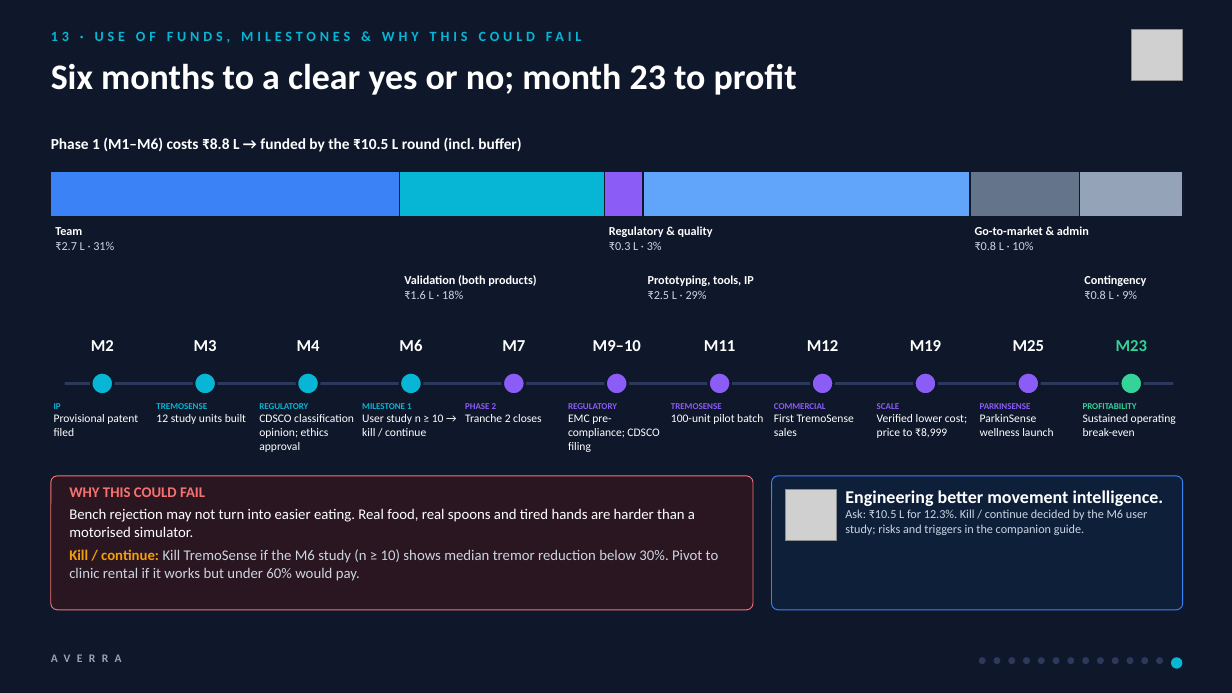
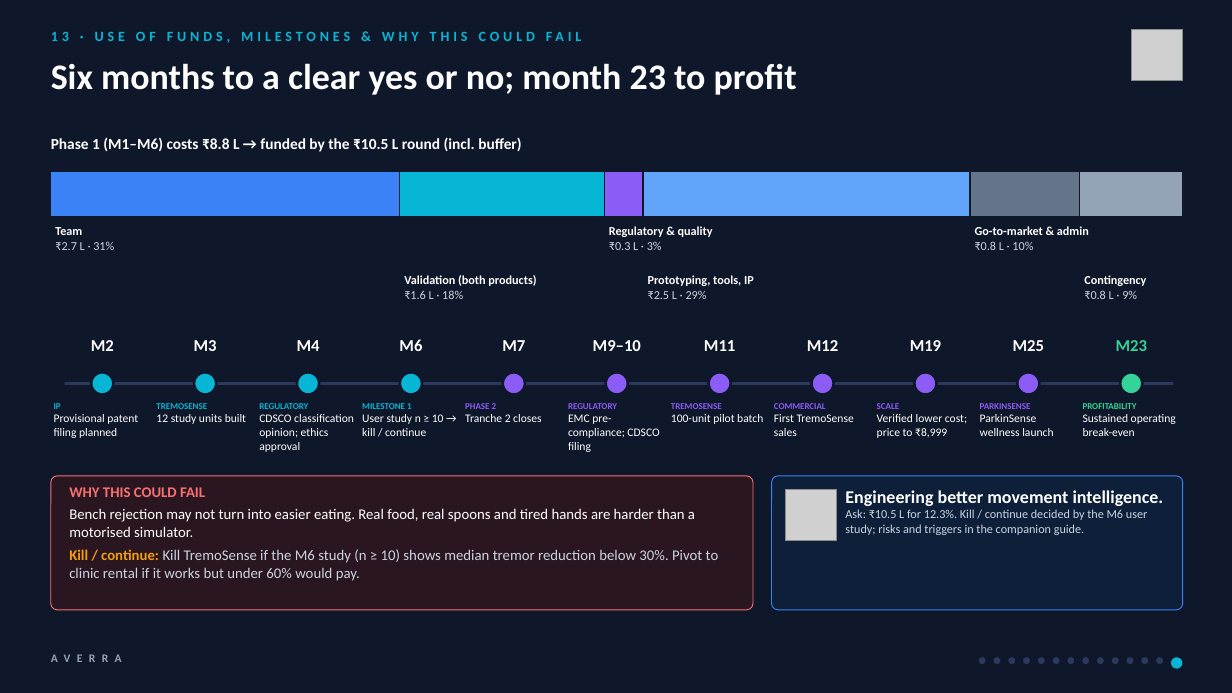
Before and after one commit to sudo-pranshu/AVERRA, a slide deck: slide 14 of deck/AVERRA_Pitch.pptx. Drawn at 1232x693 pixels with LibreOffice and Linux fonts; fonts in the diff are those of the drawing; grey boxes stand for pictures. Boxes give left, top, right and bottom in pixels: in the first picture for what was removed or moved away, otherwise in the second. Text is boxed around its words. In the diff, an @@ line names an element or a change of style, - is before the commit and + after.

```diff
--- a/deck/AVERRA_Pitch.pptx
+++ b/deck/AVERRA_Pitch.pptx
@@ text at [54,414,138,438]: text changed @@
-Provisional patent filed
+Provisional patent filing planned
```
Also in this commit, not shown: 1 other slide changed, 7 other files.
